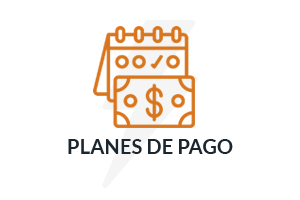
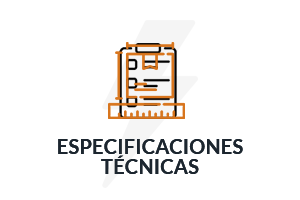
Layer changes from the first 300px x 200px image to the second:
added group "Contratación de Suministro" with 3 layers above "Especificaciones Técnicas" over left=58, top=42, right=243, bottom=174
added layer "Capa 17" (1st of 2, in "Contratación de Suministro") in group "Contratación de Suministro" over left=108, top=42, right=185, bottom=119
added layer "Capa 18" in group "Contratación de Suministro" over left=119, top=43, right=177, bottom=119
added layer "ESPECIFICACIONES técnicas" (1st of 2, in "Contratación de Suministro") in group "Contratación de Suministro" over left=58, top=139, right=243, bottom=174
added group "Especificaciones Técnicas" with 2 layers above "Cuadro Tarifario" over left=58, top=42, right=243, bottom=174
added layer "Capa 17" (2nd of 2, in "Especificaciones Técnicas") in group "Especificaciones Técnicas" over left=108, top=42, right=185, bottom=119
added layer "ESPECIFICACIONES técnicas" (2nd of 2, in "Especificaciones Técnicas") in group "Especificaciones Técnicas" over left=58, top=139, right=243, bottom=174
hid group "PlanPago" (2 layers) over left=68, top=26, right=233, bottom=154
